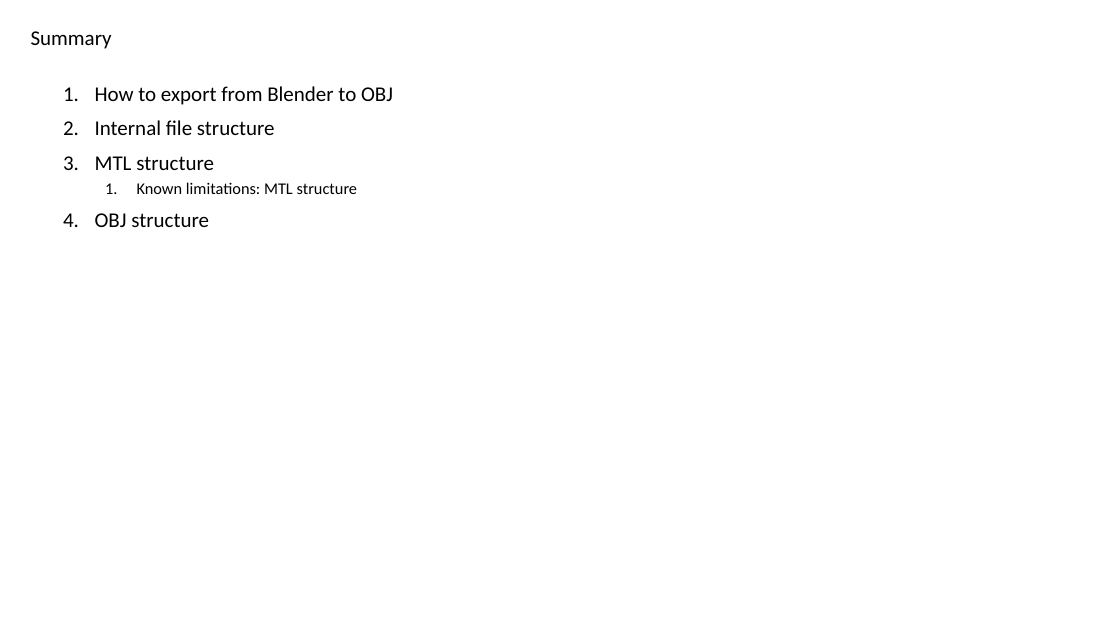
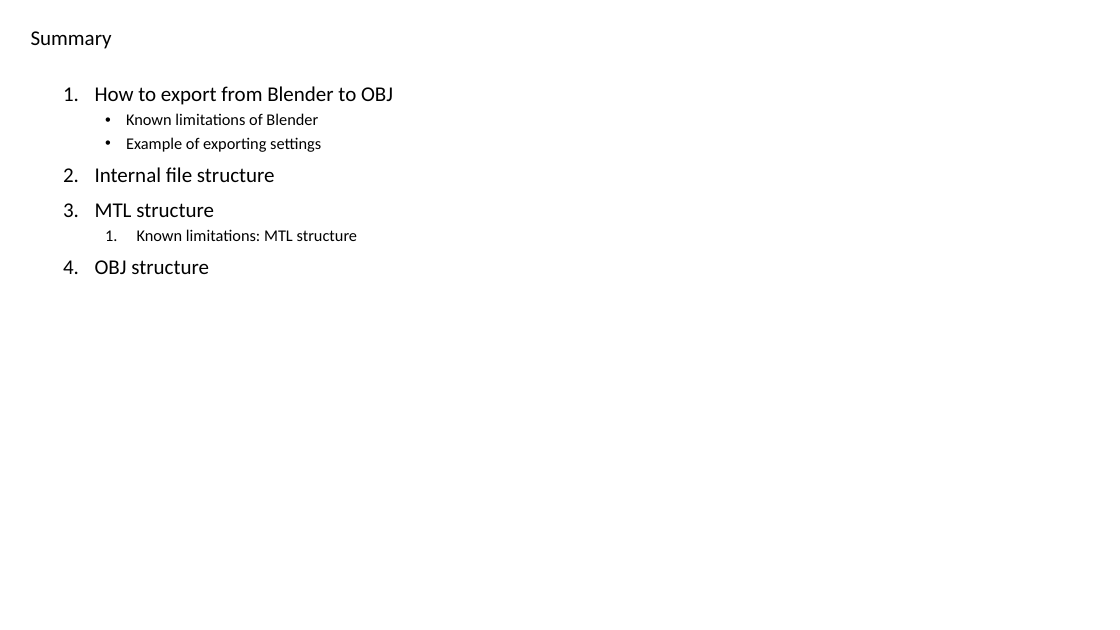
Before and after one commit to george2209/WavefrontOBJSerializer, a slide deck: slide 3 of docs/OBJ to binary structure_20210611_V1.1.pptx. Drawn at 1120x630 pixels with LibreOffice and Linux fonts; fonts in the diff are those of the drawing. Boxes give left, top, right and bottom in pixels: in the first picture for what was removed or moved away, otherwise in the second. Text is boxed around its words. In the diff, an @@ line names an element or a change of style, - is before the commit and + after.

```diff
--- a/docs/OBJ to binary structure_20210611_V1.1.pptx
+++ b/docs/OBJ to binary structure_20210611_V1.1.pptx
@@ text at [126, 113, 321, 152]: paragraphs added @@
+  • Known limitations of Blender
+  • Example of exporting settings
```
Also in this commit, not shown: 4 other slides changed, 1 slide added, 9 other files.
